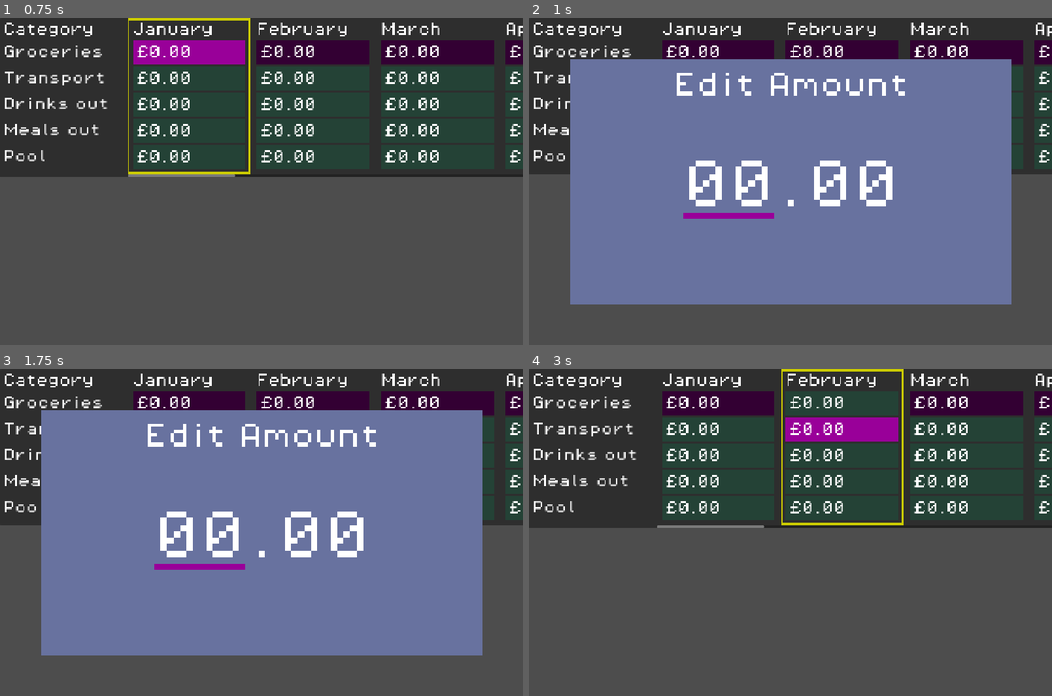
Above: before the commit, frames 1-4 (two rows, left to right).
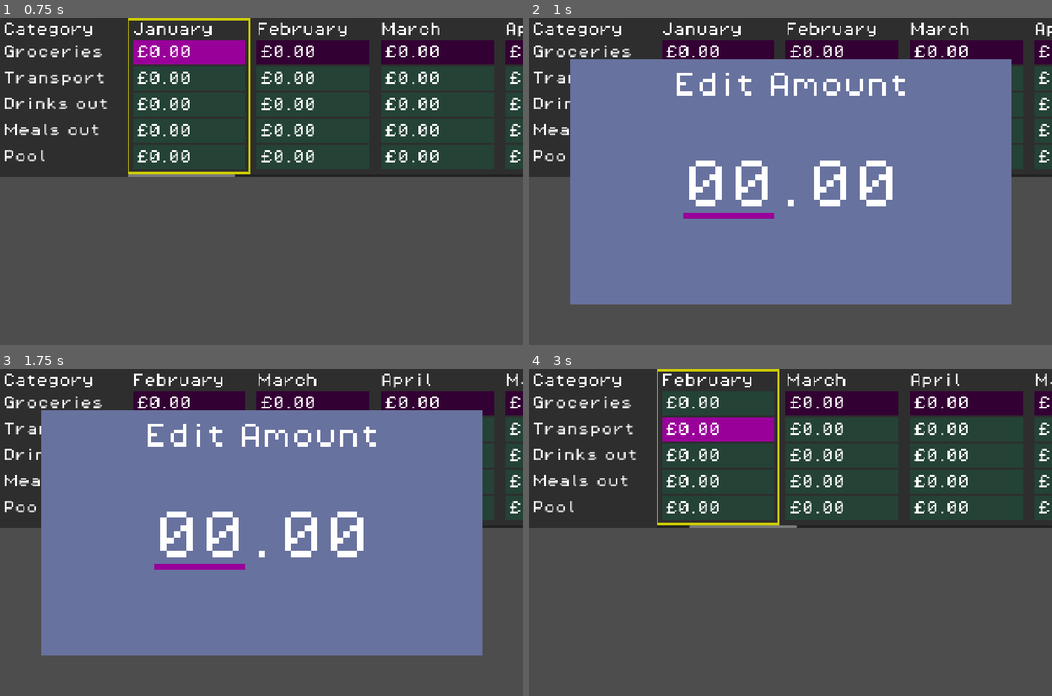
Above: after the commit, the same moments.

Repository: phrasmotica/budget-visualiser
Game: Godot game, scene res://scenes/ui/spreadsheet_ui/spreadsheet_ui.tscn
The game is run twice, just before and just after one commit, with the same random seed, the same clock (stepped at 60 frames per second) and the same inputs. This scene is started directly instead of the project's main scene.
Inputs:
- Up to frame 1 (0.75 s): tap Enter (ui_accept) at 0.5, 0.6 s; hold Right (ui_right) from 0.53 s (still down)
- Up to frame 2 (1 s): keep holding Right (ui_right); tap Enter (ui_accept) at 0.77 s
- Up to frame 3 (1.75 s): tap Enter (ui_accept) at 1.07, 1.52, 1.55 s; release Right (ui_right) at 1.28 s; hold Down (ui_down) from 1.28 s (still down); tap Shift (bulk_modifier) at 1.35 s
- Up to frame 4 (3 s): tap Enter (ui_accept) at 1.82, 2.1, 2.75 s; release Down (ui_down) at 2.03 s; hold Right (ui_right) 2.03-2.78 s; hold Up (ui_up) from 2.78 s (still down); tap Shift (bulk_modifier) at 2.85 s

Frame 1 is identical in both runs. In frame 2, 0.1% of the frame differs, in the area x 0-100%, y 47-49%; in frame 3, 0.8%; in frame 4, 8.0%, in the area x 24-100%, y 0-49%.

Commit message:
Move amount entry modal up one level, so it's a child of the spreadsheet UI rather than the year grid

Diff:
--- a/scenes/ui/spreadsheet_ui/spreadsheet_ui.gd
+++ b/scenes/ui/spreadsheet_ui/spreadsheet_ui.gd
@@ -2,6 +2,12 @@
 extends Node
 
 enum State { IDLE, DISABLED }
+
+@onready
+var year_grid: YearGrid = %YearGrid
+
+@onready
+var amount_entry_modal: AmountEntryModal = %AmountEntryModal
 
 var _state_factory := SpreadsheetUIStateFactory.new()
 var _current_state: SpreadsheetUIState = null
@@ -17,7 +23,9 @@
 
 	_current_state.setup(
 		self,
-		state_data)
+		state_data,
+		year_grid,
+		amount_entry_modal)
 
 	_current_state.state_transition_requested.connect(switch_state)
 	_current_state.name = "SpreadsheetUIStateMachine: %s" % str(state)
--- a/scenes/ui/spreadsheet_ui/spreadsheet_ui.tscn
+++ b/scenes/ui/spreadsheet_ui/spreadsheet_ui.tscn
@@ -1,12 +1,15 @@
-[gd_scene load_steps=3 format=3 uid="uid://bpgey7qxb48kd"]
+[gd_scene load_steps=5 format=3 uid="uid://bpgey7qxb48kd"]
 
 [ext_resource type="Theme" uid="uid://c1ktlawkckrai" path="res://themes/theme_pixel.tres" id="1_5jsgs"]
+[ext_resource type="Script" uid="uid://tw42pkh8j46o" path="res://scenes/ui/spreadsheet_ui/spreadsheet_ui.gd" id="2_ic03t"]
 [ext_resource type="PackedScene" uid="uid://cgrdp05co1rny" path="res://scenes/ui/year_grid/year_grid.tscn" id="2_wovv7"]
+[ext_resource type="PackedScene" uid="uid://dw7xjnqey7y0y" path="res://scenes/ui/amount_entry_modal/amount_entry_modal.tscn" id="4_ic03t"]
 
 [node name="SpreadsheetUI" type="PanelContainer"]
 offset_right = 40.0
 offset_bottom = 40.0
 theme = ExtResource("1_5jsgs")
+script = ExtResource("2_ic03t")
 
 [node name="HBoxContainer" type="HBoxContainer" parent="."]
 custom_minimum_size = Vector2(1280, 0)
@@ -17,49 +20,49 @@
 theme_override_constants/margin_left = 8
 theme_override_constants/margin_top = 12
 
-[node name="VBoxContainer" type="VBoxContainer" parent="HBoxContainer/MarginContainer"]
+[node name="CategoryPanel" type="VBoxContainer" parent="HBoxContainer/MarginContainer"]
 custom_minimum_size = Vector2(300, 0)
 layout_mode = 2
 theme_override_constants/separation = 8
 
-[node name="CategoryHeaderLabel" type="Label" parent="HBoxContainer/MarginContainer/VBoxContainer"]
+[node name="CategoryHeaderLabel" type="Label" parent="HBoxContainer/MarginContainer/CategoryPanel"]
 layout_mode = 2
 theme_override_font_sizes/font_size = 32
 text = "Category"
 
-[node name="VBoxContainer" type="VBoxContainer" parent="HBoxContainer/MarginContainer/VBoxContainer"]
+[node name="CategoryLabels" type="VBoxContainer" parent="HBoxContainer/MarginContainer/CategoryPanel"]
 layout_mode = 2
 theme_override_constants/separation = 4
 
-[node name="CategoryLabel0" type="Label" parent="HBoxContainer/MarginContainer/VBoxContainer/VBoxContainer"]
+[node name="CategoryLabel0" type="Label" parent="HBoxContainer/MarginContainer/CategoryPanel/CategoryLabels"]
 custom_minimum_size = Vector2(0, 60)
 layout_mode = 2
 theme_override_font_sizes/font_size = 32
 text = "Groceries"
 vertical_alignment = 1
 
-[node name="CategoryLabel1" type="Label" parent="HBoxContainer/MarginContainer/VBoxContainer/VBoxContainer"]
+[node name="CategoryLabel1" type="Label" parent="HBoxContainer/MarginContainer/CategoryPanel/CategoryLabels"]
 custom_minimum_size = Vector2(0, 60)
 layout_mode = 2
 theme_override_font_sizes/font_size = 32
 text = "Transport"
 vertical_alignment = 1
 
-[node name="CategoryLabel2" type="Label" parent="HBoxContainer/MarginContainer/VBoxContainer/VBoxContainer"]
+[node name="CategoryLabel2" type="Label" parent="HBoxContainer/MarginContainer/CategoryPanel/CategoryLabels"]
 custom_minimum_size = Vector2(0, 60)
 layout_mode = 2
 theme_override_font_sizes/font_size = 32
 text = "Drinks out"
 vertical_alignment = 1
 
-[node name="CategoryLabel3" type="Label" parent="HBoxContainer/MarginContainer/VBoxContainer/VBoxContainer"]
+[node name="CategoryLabel3" type="Label" parent="HBoxContainer/MarginContainer/CategoryPanel/CategoryLabels"]
 custom_minimum_size = Vector2(0, 60)
 layout_mode = 2
 theme_override_font_sizes/font_size = 32
 text = "Meals out"
 vertical_alignment = 1
 
-[node name="CategoryLabel4" type="Label" parent="HBoxContainer/MarginContainer/VBoxContainer/VBoxContainer"]
+[node name="CategoryLabel4" type="Label" parent="HBoxContainer/MarginContainer/CategoryPanel/CategoryLabels"]
 custom_minimum_size = Vector2(0, 60)
 layout_mode = 2
 theme_override_font_sizes/font_size = 32
@@ -67,5 +70,20 @@
 vertical_alignment = 1
 
 [node name="YearGrid" parent="HBoxContainer" instance=ExtResource("2_wovv7")]
+unique_name_in_owner = true
 layout_mode = 2
 size_flags_horizontal = 3
+
+[node name="CanvasLayer" type="CanvasLayer" parent="."]
+
+[node name="CenterContainer" type="CenterContainer" parent="CanvasLayer"]
+anchors_preset = 15
+anchor_right = 1.0
+anchor_bottom = 1.0
+grow_horizontal = 2
+grow_vertical = 2
+mouse_filter = 2
+
+[node name="AmountEntryModal" parent="CanvasLayer/CenterContainer" instance=ExtResource("4_ic03t")]
+unique_name_in_owner = true
+layout_mode = 2
--- a/scenes/ui/spreadsheet_ui/states/spreadsheet_ui_state.gd
+++ b/scenes/ui/spreadsheet_ui/states/spreadsheet_ui_state.gd
@@ -5,13 +5,19 @@
 
 var _spreadsheet_ui: SpreadsheetUI = null
 var _state_data: SpreadsheetUIStateData = null
+var _year_grid: YearGrid = null
+var _amount_entry_modal: AmountEntryModal = null
 
 func setup(
 	spreadsheet_ui: SpreadsheetUI,
 	state_data: SpreadsheetUIStateData,
+	year_grid: YearGrid,
+	amount_entry_modal: AmountEntryModal,
 ) -> void:
 	_spreadsheet_ui = spreadsheet_ui
 	_state_data = state_data
+	_year_grid = year_grid
+	_amount_entry_modal = amount_entry_modal
 
 func transition_state(
 	new_state: SpreadsheetUI.State,
--- a/scenes/ui/spreadsheet_ui/states/spreadsheet_ui_state_data.gd
+++ b/scenes/ui/spreadsheet_ui/states/spreadsheet_ui_state_data.gd
@@ -1,4 +1,13 @@
 class_name SpreadsheetUIStateData
+
+var _entered_amount := 0.0
 
 static func build() -> SpreadsheetUIStateData:
 	return SpreadsheetUIStateData.new()
+
+func with_entered_amount(entered_amount: float) -> SpreadsheetUIStateData:
+	_entered_amount = entered_amount
+	return self
+
+func get_entered_amount() -> float:
+	return _entered_amount
--- a/scenes/ui/spreadsheet_ui/states/spreadsheet_ui_state_disabled.gd
+++ b/scenes/ui/spreadsheet_ui/states/spreadsheet_ui_state_disabled.gd
@@ -3,3 +3,16 @@
 
 func _enter_tree() -> void:
 	print("%s is now disabled" % _spreadsheet_ui.name)
+
+	_year_grid.disable()
+
+	SignalHelper.once(
+		AmountEvents.entry_finished,
+		_on_entry_finished
+	)
+
+func _on_entry_finished(amount: float) -> void:
+	var state_data := SpreadsheetUIStateData.build() \
+		.with_entered_amount(amount)
+
+	transition_state(SpreadsheetUI.State.IDLE, state_data)
--- a/scenes/ui/spreadsheet_ui/states/spreadsheet_ui_state_idle.gd
+++ b/scenes/ui/spreadsheet_ui/states/spreadsheet_ui_state_idle.gd
@@ -3,3 +3,22 @@
 
 func _enter_tree() -> void:
 	print("%s is now idle" % _spreadsheet_ui.name)
+
+	_year_grid.enable()
+
+	_amount_entry_modal.disable()
+
+	SignalHelper.once_next_frame(_inject_entered_amount)
+
+func _process(_delta: float) -> void:
+	if Input.is_action_just_released("ui_accept"):
+		_show_modal()
+
+func _inject_entered_amount() -> void:
+	var entered_amount := _state_data.get_entered_amount()
+	_year_grid.inject_amount(entered_amount)
+
+func _show_modal() -> void:
+	_amount_entry_modal.enable(0.0)
+
+	transition_state(SpreadsheetUI.State.DISABLED)
--- a/scenes/ui/year_grid/states/year_grid_state.gd
+++ b/scenes/ui/year_grid/states/year_grid_state.gd
@@ -6,20 +6,17 @@
 var _year_grid: YearGrid = null
 var _state_data: YearGridStateData = null
 var _month_grid_manager: MonthGridManager = null
-var _amount_entry_modal: AmountEntryModal = null
 var _index_tracker: IndexTracker = null
 
 func setup(
 	year_grid: YearGrid,
 	state_data: YearGridStateData,
 	month_grid_manager: MonthGridManager,
-	amount_entry_modal: AmountEntryModal,
 	index_tracker: IndexTracker,
 ) -> void:
 	_year_grid = year_grid
 	_state_data = state_data
 	_month_grid_manager = month_grid_manager
-	_amount_entry_modal = amount_entry_modal
 	_index_tracker = index_tracker
 
 func transition_state(
@@ -27,3 +24,12 @@
 	state_data := YearGridStateData.new(),
 ) -> void:
 	state_transition_requested.emit(new_state, state_data)
+
+func enable() -> void:
+	pass
+
+func disable() -> void:
+	pass
+
+func inject_amount(_amount: float) -> void:
+	pass
--- a/scenes/ui/year_grid/states/year_grid_state_data.gd
+++ b/scenes/ui/year_grid/states/year_grid_state_data.gd
@@ -1,13 +1,4 @@
 class_name YearGridStateData
-
-var _entered_amount := 0.0
 
 static func build() -> YearGridStateData:
 	return YearGridStateData.new()
-
-func with_entered_amount(entered_amount: float) -> YearGridStateData:
-	_entered_amount = entered_amount
-	return self
-
-func get_entered_amount() -> float:
-	return _entered_amount
--- a/scenes/ui/year_grid/states/year_grid_state_disabled.gd
+++ b/scenes/ui/year_grid/states/year_grid_state_disabled.gd
@@ -4,17 +4,7 @@
 func _enter_tree() -> void:
 	print("%s is now disabled" % _year_grid.name)
 
-	_year_grid.horizontal_scroll_mode = ScrollContainer.SCROLL_MODE_DISABLED
-
 	_month_grid_manager.pause()
 
-	SignalHelper.once(
-		AmountEvents.entry_finished,
-		_on_entry_finished
-	)
-
-func _on_entry_finished(amount: float) -> void:
-	var state_data := YearGridStateData.build() \
-		.with_entered_amount(amount)
-
-	transition_state(YearGrid.State.IDLE, state_data)
+func enable() -> void:
+	transition_state(YearGrid.State.IDLE)
--- a/scenes/ui/year_grid/states/year_grid_state_idle.gd
+++ b/scenes/ui/year_grid/states/year_grid_state_idle.gd
@@ -8,10 +8,6 @@
 
 	if _month_grid_manager.count() > 0:
 		_month_grid_manager.highlight(_index_tracker.current())
-
-	_amount_entry_modal.disable()
-
-	SignalHelper.once_next_frame(_inject_entered_amount)
 
 	SignalHelper.persist(
 		GridInput.move_right,
@@ -28,13 +24,11 @@
 		_on_highlighted_grid_changed
 	)
 
-func _inject_entered_amount() -> void:
-	var entered_amount := _state_data.get_entered_amount()
-	_month_grid_manager.inject_amount(entered_amount)
+func disable() -> void:
+	transition_state(YearGrid.State.DISABLED)
 
-func _process(_delta: float) -> void:
-	if Input.is_action_just_released("ui_accept"):
-		_show_modal()
+func inject_amount(amount: float) -> void:
+	_month_grid_manager.inject_amount(amount)
 
 func _on_move_right() -> void:
 	_month_grid_manager.highlight(_index_tracker.next())
@@ -45,8 +39,3 @@
 func _on_highlighted_grid_changed(grid: MonthGrid) -> void:
 	# TODO: don't change the scroll if the grid is already fully on screen
 	_year_grid.scroll_horizontal = int(grid.position.x)
-
-func _show_modal() -> void:
-	_amount_entry_modal.enable(0.0)
-
-	transition_state(YearGrid.State.DISABLED)
--- a/scenes/ui/year_grid/year_grid.gd
+++ b/scenes/ui/year_grid/year_grid.gd
@@ -5,9 +5,6 @@
 
 @onready
 var month_grid_manager: MonthGridManager = %MonthGridManager
-
-@onready
-var amount_entry_modal: AmountEntryModal = %AmountEntryModal
 
 var _state_factory := YearGridStateFactory.new()
 var _current_state: YearGridState = null
@@ -29,10 +26,21 @@
 		self,
 		state_data,
 		month_grid_manager,
-		amount_entry_modal,
 		_index_tracker)
 
 	_current_state.state_transition_requested.connect(switch_state)
 	_current_state.name = "YearGridStateMachine: %s" % str(state)
 
 	call_deferred("add_child", _current_state)
+
+func enable() -> void:
+	if _current_state:
+		_current_state.enable()
+
+func disable() -> void:
+	if _current_state:
+		_current_state.disable()
+
+func inject_amount(amount: float) -> void:
+	if _current_state:
+		_current_state.inject_amount(amount)
--- a/scenes/ui/year_grid/year_grid.tscn
+++ b/scenes/ui/year_grid/year_grid.tscn
@@ -1,9 +1,8 @@
-[gd_scene load_steps=5 format=3 uid="uid://cgrdp05co1rny"]
+[gd_scene load_steps=4 format=3 uid="uid://cgrdp05co1rny"]
 
 [ext_resource type="Script" uid="uid://bkbtpnfcdua17" path="res://scenes/ui/year_grid/year_grid.gd" id="1_ranu4"]
 [ext_resource type="PackedScene" uid="uid://bd4umilpafiy8" path="res://scenes/ui/month_grid/month_grid.tscn" id="1_u3l1x"]
 [ext_resource type="Script" uid="uid://coftjs0d1j04x" path="res://scenes/ui/year_grid/month_grid_manager.gd" id="2_dllf6"]
-[ext_resource type="PackedScene" uid="uid://dw7xjnqey7y0y" path="res://scenes/ui/amount_entry_modal/amount_entry_modal.tscn" id="4_qje5h"]
 
 [node name="YearGrid" type="ScrollContainer"]
 custom_minimum_size = Vector2(900, 380)
@@ -21,7 +20,6 @@
 
 [node name="MonthGrid0" parent="HBoxContainer" instance=ExtResource("1_u3l1x")]
 layout_mode = 2
-month_name = "January"
 
 [node name="MonthGrid1" parent="HBoxContainer" instance=ExtResource("1_u3l1x")]
 layout_mode = 2
@@ -66,17 +64,3 @@
 [node name="MonthGrid11" parent="HBoxContainer" instance=ExtResource("1_u3l1x")]
 layout_mode = 2
 month_name = "December"
-
-[node name="CanvasLayer" type="CanvasLayer" parent="."]
-
-[node name="CenterContainer" type="CenterContainer" parent="CanvasLayer"]
-anchors_preset = 15
-anchor_right = 1.0
-anchor_bottom = 1.0
-grow_horizontal = 2
-grow_vertical = 2
-mouse_filter = 2
-
-[node name="AmountEntryModal" parent="CanvasLayer/CenterContainer" instance=ExtResource("4_qje5h")]
-unique_name_in_owner = true
-layout_mode = 2
